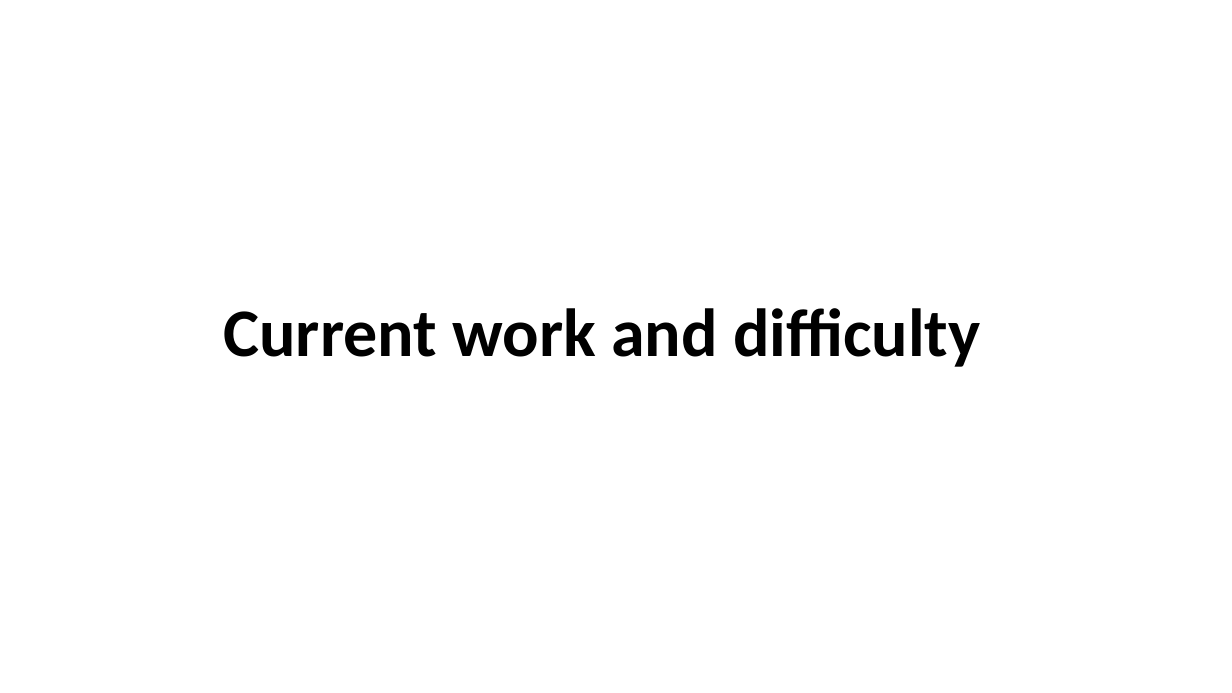
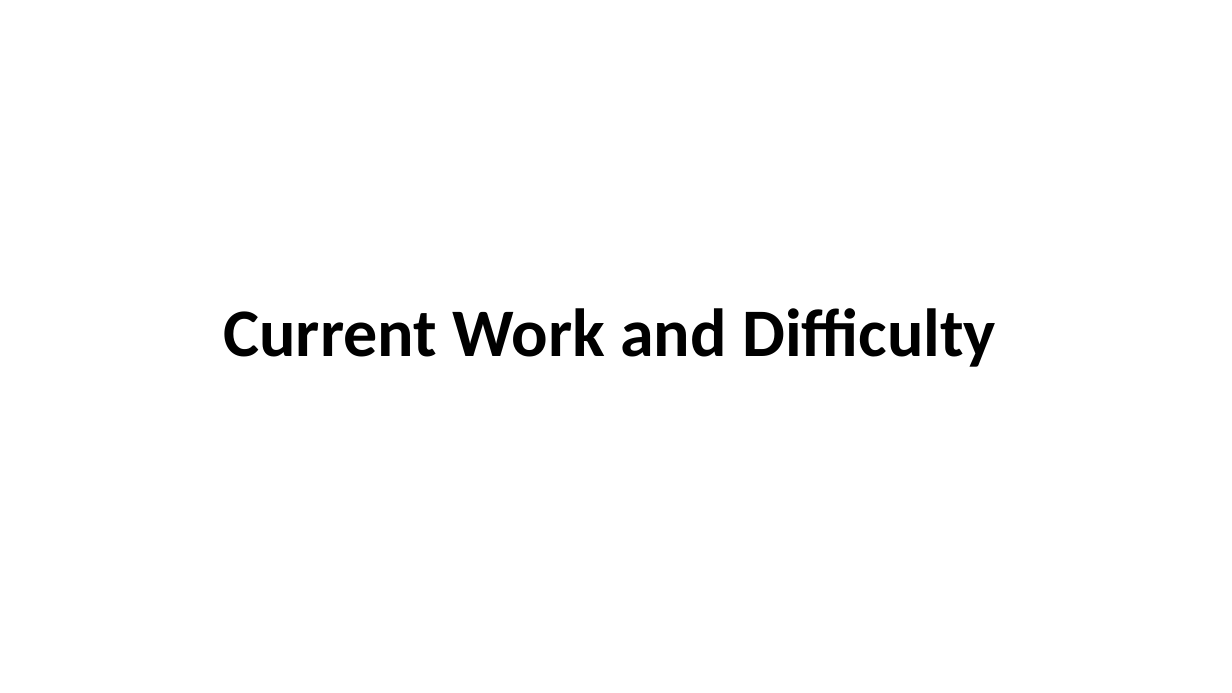
Before and after one commit to LiGaOg/libpmp, a slide deck: slide 28 of proposal.pptx (slide 27 before the commit). Drawn at 1232x693 pixels with LibreOffice and Linux fonts; fonts in the diff are those of the drawing. Boxes give left, top, right and bottom in pixels: in the first picture for what was removed or moved away, otherwise in the second. Text is boxed around its words. In the diff, an @@ line names an element or a change of style, - is before the commit and + after.

```diff
--- a/proposal.pptx
+++ b/proposal.pptx
@@ title at box(223, 308, 996, 367): text changed @@
-Current work and difficulty
+Current Work and Difficulty
```
Also in this commit, not shown: 21 other slides changed, 1 slide added.
